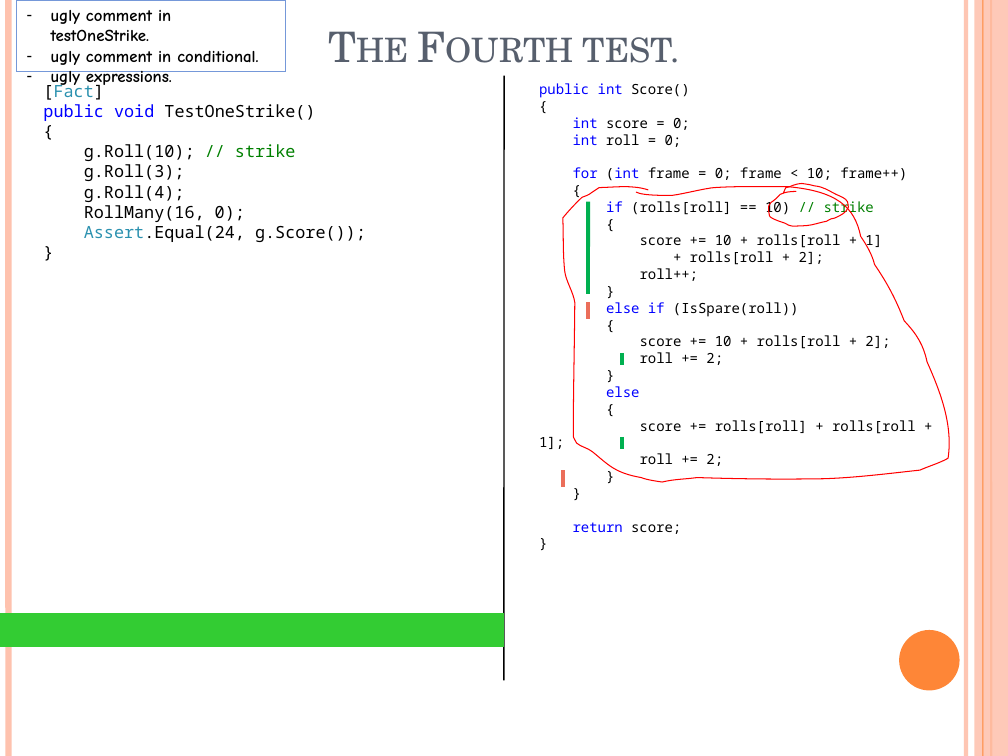
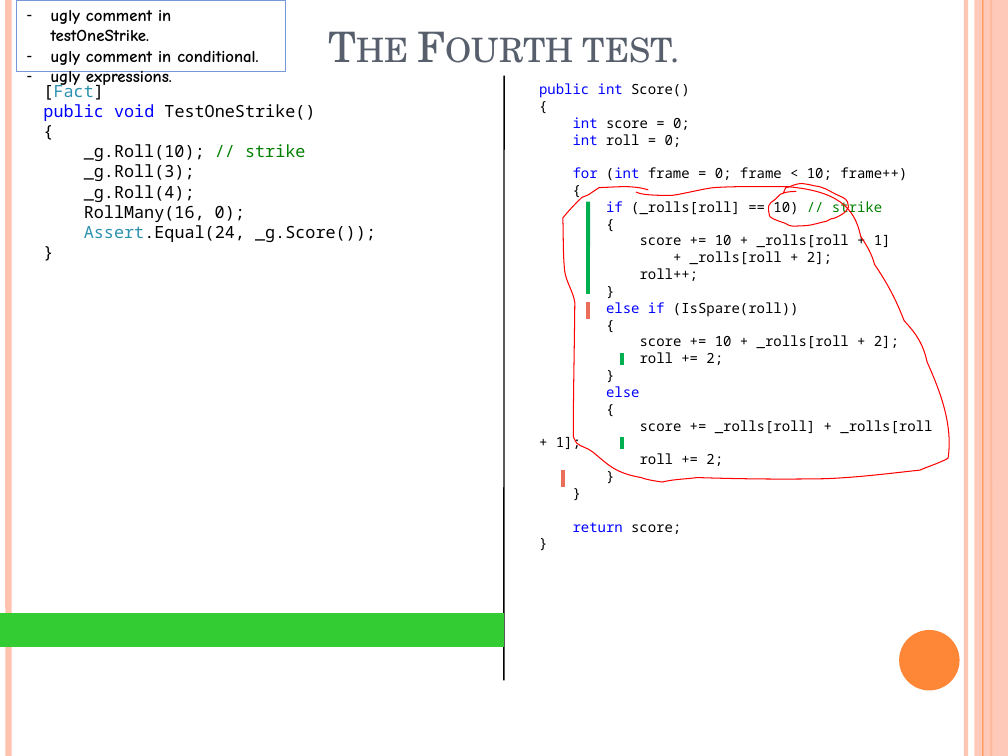
Before and after one commit to nielsruys/workshop-unit-testing, a slide deck: slide 43 of TDD/BowlingGameKata.pptx. Drawn at 1008x756 pixels with LibreOffice and Linux fonts; fonts in the diff are those of the drawing. Boxes give left, top, right and bottom in pixels: in the first picture for what was removed or moved away, otherwise in the second. Text is boxed around its words. In the diff, an @@ line names an element or a change of style, - is before the commit and + after.

```diff
--- a/TDD/BowlingGameKata.pptx
+++ b/TDD/BowlingGameKata.pptx
@@ text at box(84, 144, 305, 202): text changed @@
-g.Roll(10); // strike
-g.Roll(3);
-g.Roll(4);
+_g.Roll(10); // strike
+_g.Roll(3);
+_g.Roll(4);
@@ text at box(606, 198, 882, 216): text changed @@
-if (rolls[roll] == 10) // strike
+if (_rolls[roll] == 10) // strike
@@ text at box(84, 225, 376, 242): text changed @@
-Assert.Equal(24, g.Score());
+Assert.Equal(24, _g.Score());
@@ text at box(640, 234, 891, 265): text changed @@
-score += 10 + rolls[roll + 1]
-+ rolls[roll + 2];
+score += 10 + _rolls[roll + 1]
++ _rolls[roll + 2];
@@ text at box(640, 335, 899, 349): text changed @@
-score += 10 + rolls[roll + 2];
+score += 10 + _rolls[roll + 2];
@@ text at box(556, 420, 932, 449): text changed @@
-score += rolls[roll] + rolls[roll + 1];
+score += _rolls[roll] + _rolls[roll + 1];
```
Also in this commit, not shown: 30 other slides changed, 5 other files.
